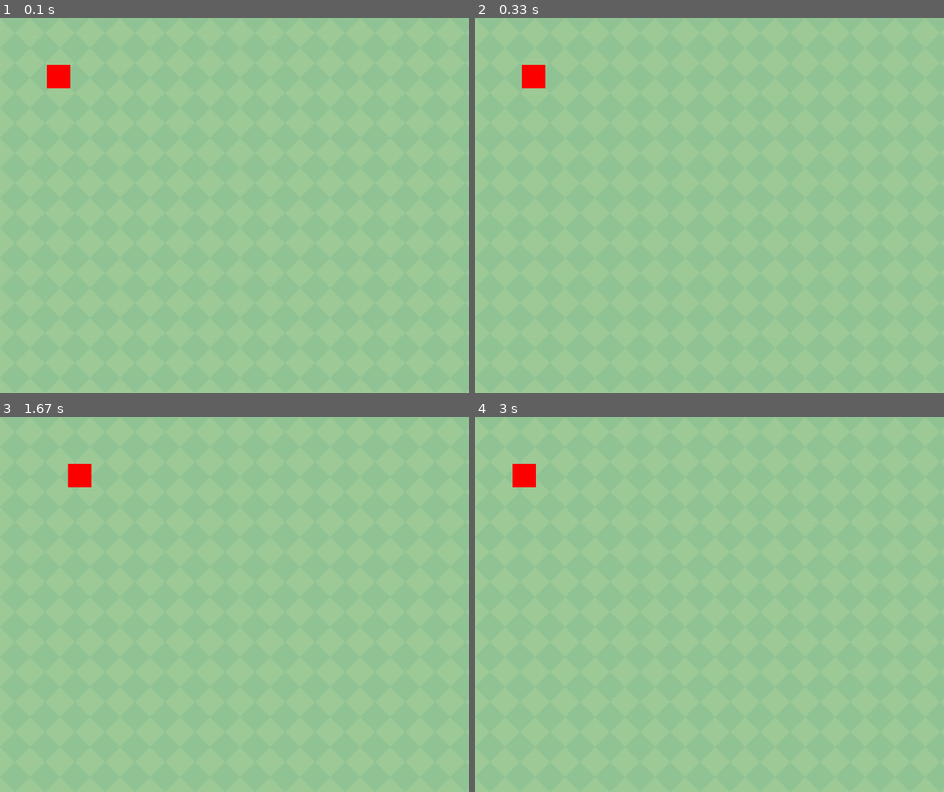
Above: before the commit, frames 1-4 (two rows, left to right).
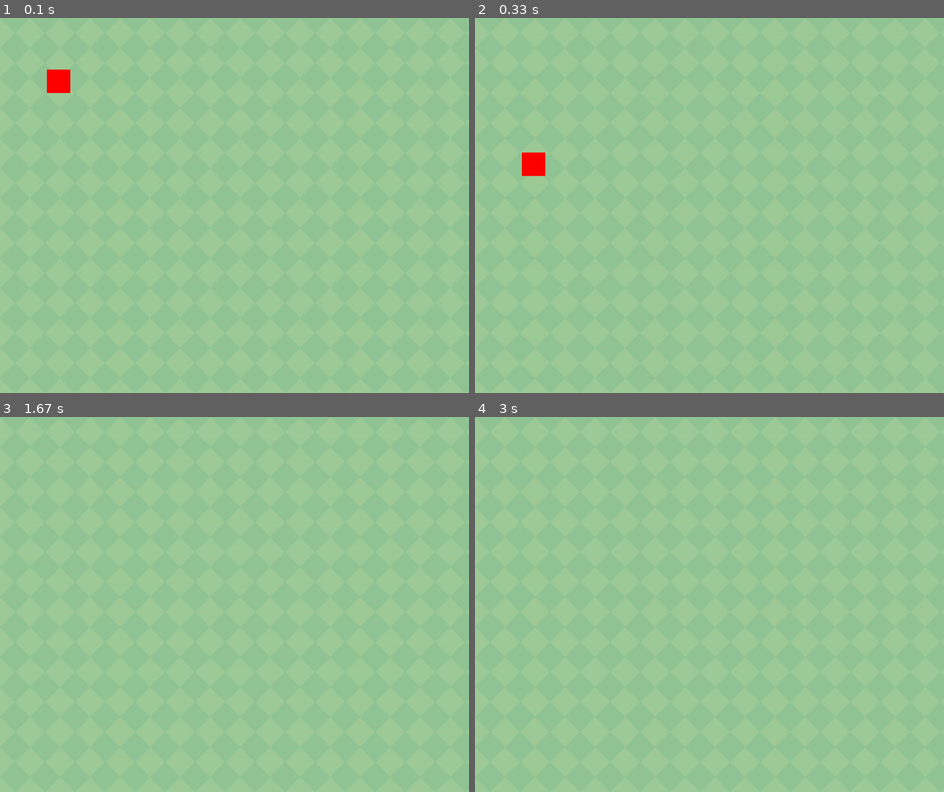
Above: after the commit, the same moments.

Repository: aleksmn/PixelAdventurePygame
Game: pygame game, started from main.py
Two runs of this game, one before a commit and one after it. Both use one fixed random seed, a clock stepped at 60 frames per second and the inputs below.
Inputs:
- Up to frame 1 (0.1 s): no input
- Up to frame 2 (0.33 s): no input
- Up to frame 3 (1.67 s): hold Right 0.33-0.8 s; hold Left from 1.33 s (still down)
- Up to frame 4 (3 s): release Left at 1.87 s

The runs differ from the first frame. In frame 1, 0.1% of the frame differs, in the area x 10-15%, y 12-20%; in frame 2, 0.6%, in the area x 10-15%, y 12-43%; in frame 3, 0.3%; in frame 4, 0.3%.

Commit message:
add gravity

Diff:
--- a/main.py
+++ b/main.py
@@ -11,7 +11,7 @@
 SCREEN_HEIGHT = 800
 FPS = 60
 PLAYER_VELOCITY = 5
-
+GRAVITY = 1
 
 def get_background(name):
     image = pg.image.load("assets/Background/" + name)
@@ -36,6 +36,7 @@
         self.mask = None
         self.direction = "left"
         self.animation_count = 0
+        self.fall_count = 0
 
 
     def move(self, dx, dy):
@@ -69,6 +70,12 @@
     def update(self):
         self.handle_move()
         self.move(self.x_vel, self.y_vel)
+
+        self.y_vel += 1 + self.fall_count / FPS * GRAVITY
+        self.fall_count += 1
+
+
+
 
     def draw(self, screen):
         pg.draw.rect(screen, "red", self.rect)
